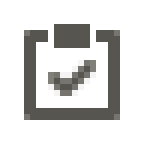
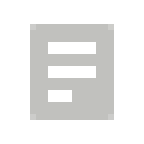
The second 144×144 image is a revision of the first. Changes to its layers:
added layer "Layer 26" above "Layer 25" over [left=30, top=24, right=114, bottom=120]
hid "Layer 21" over [left=24, top=24, right=120, bottom=120]
